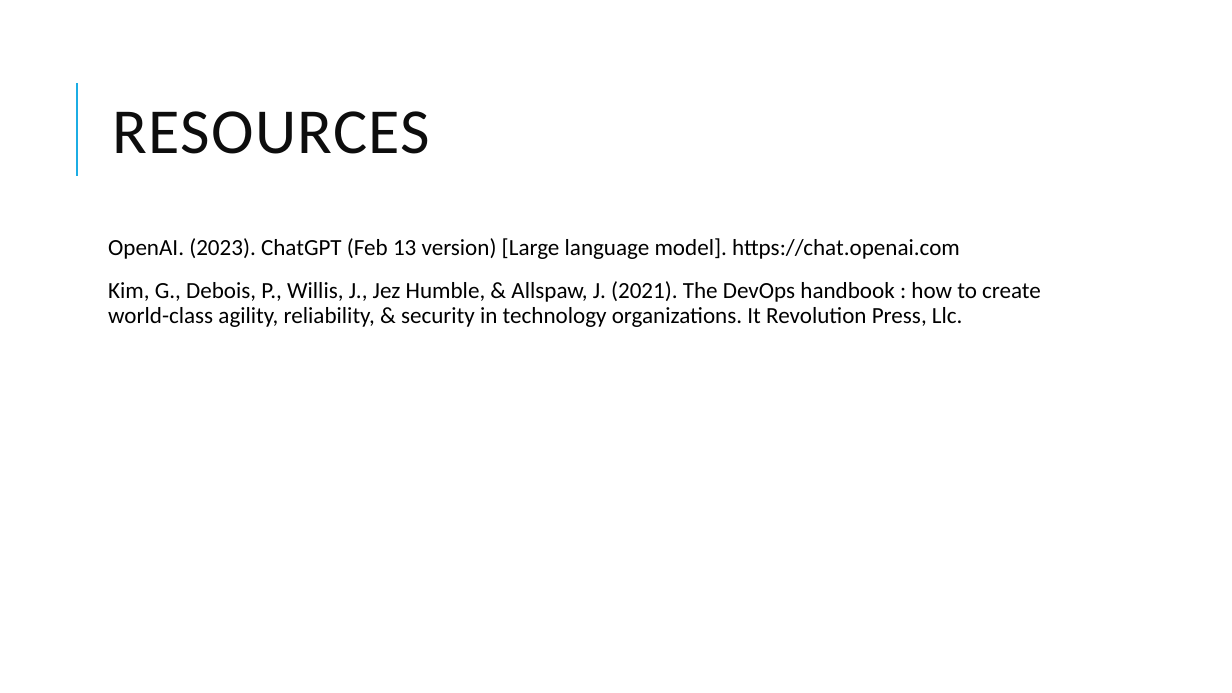
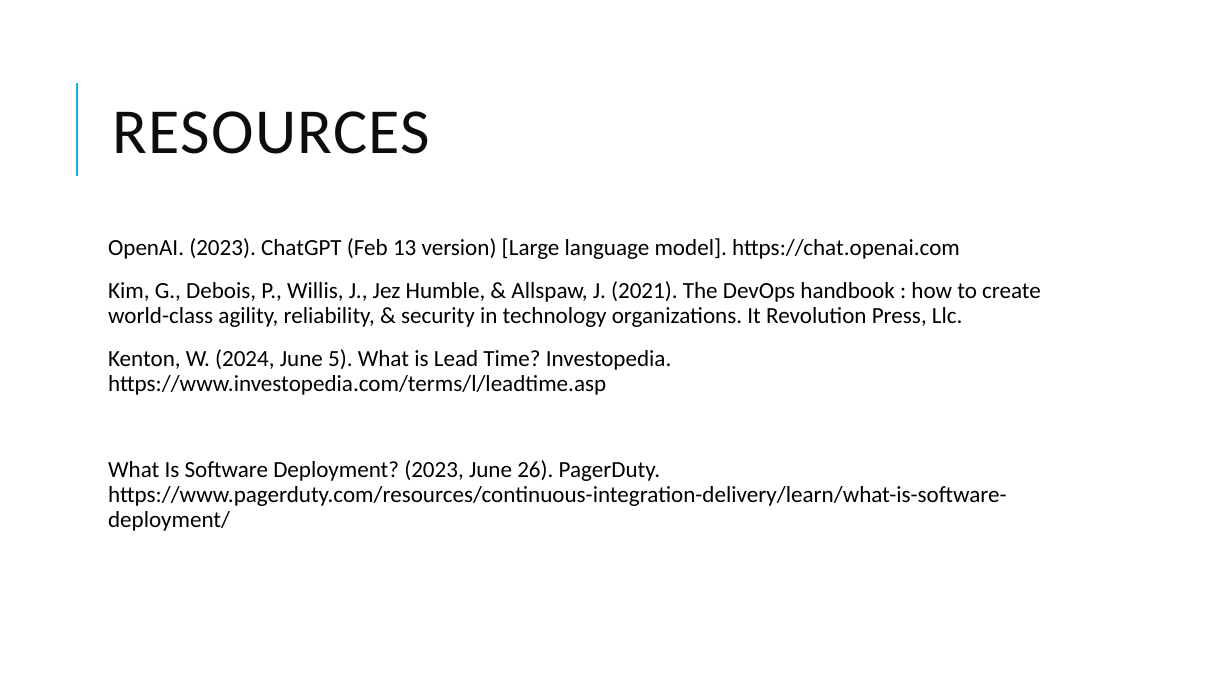
Before and after one commit to D-Faison/csd-380, a slide deck: slide 11 of module-1/Faison_1_2_TechnologyValueStream.pptx (slide 9 before the commit). Drawn at 1232x693 pixels with LibreOffice and Linux fonts; fonts in the diff are those of the drawing. Boxes give left, top, right and bottom in pixels: in the first picture for what was removed or moved away, otherwise in the second. Text is boxed around its words. In the diff, an @@ line names an element or a change of style, - is before the commit and + after.

```diff
--- a/module-1/Faison_1_2_TechnologyValueStream.pptx
+++ b/module-1/Faison_1_2_TechnologyValueStream.pptx
@@ text at [108,349,1007,531]: paragraphs added @@
+Kenton, W. (2024, June 5). What is Lead Time? Investopedia. https://www.investopedia.com/terms/l/leadtime.asp
+‌What Is Software Deployment? (2023, June 26). PagerDuty. https://www.pagerduty.com/resources/continuous-integration-delivery/learn/what-is-software-deployment/
+‌
```
Also in this commit, not shown: 5 other slides changed, 2 slides added.
